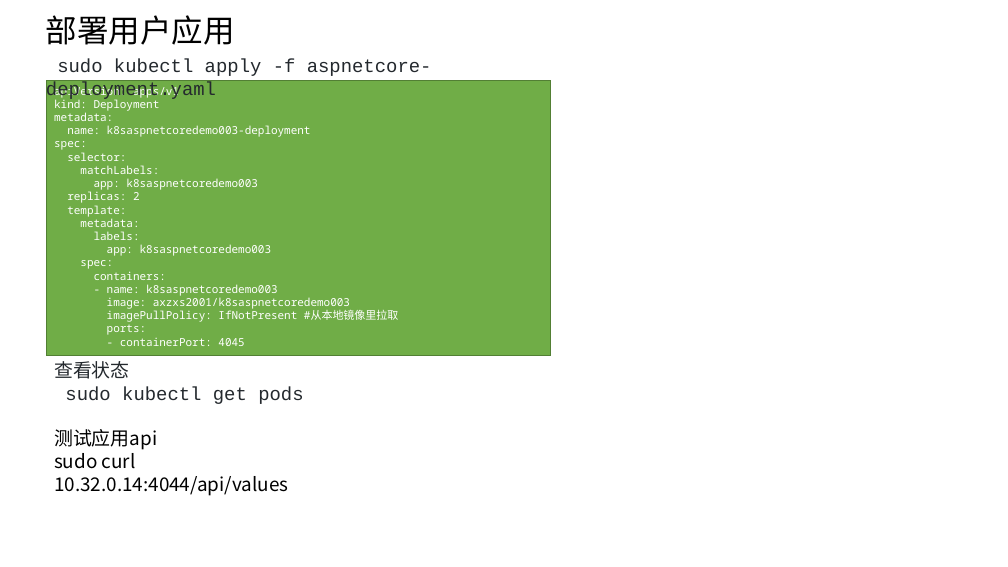
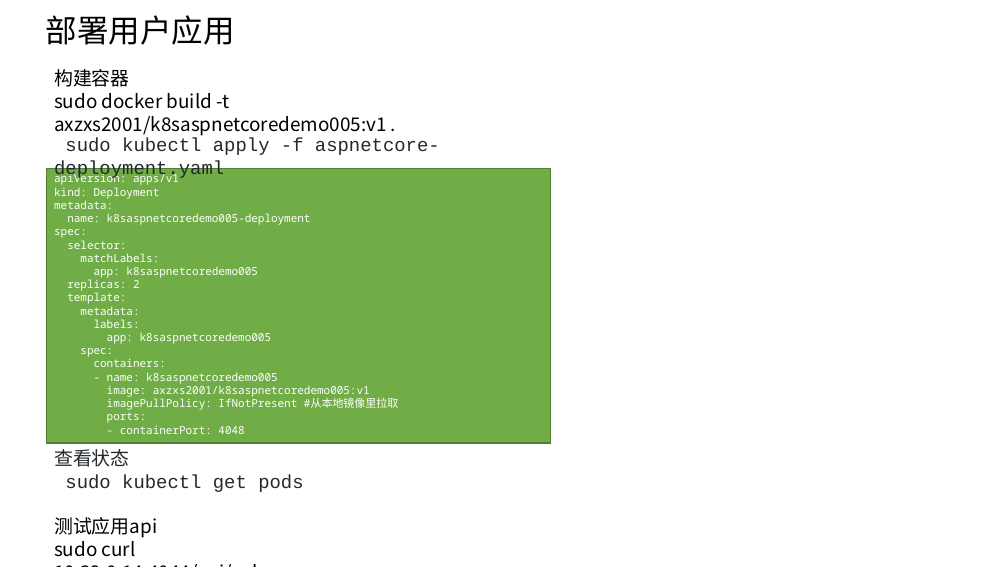
Before and after one commit to axzxs2001/Asp.NetCoreExperiment, a slide deck: slide 39 of Asp.NetCoreExperiment/kubernetes/kubernetes.pptx. Drawn at 1008x567 pixels with LibreOffice and Linux fonts; fonts in the diff are those of the drawing. Boxes give left, top, right and bottom in pixels: in the first picture for what was removed or moved away, otherwise in the second. Text is boxed around its words. In the diff, an @@ line names an element or a change of style, - is before the commit and + after.

Commit message:
statefulset完成Demo完成。k8saspnetcoredemo005项目。

```diff
--- a/Asp.NetCoreExperiment/kubernetes/kubernetes.pptx
+++ b/Asp.NetCoreExperiment/kubernetes/kubernetes.pptx
@@ text added at (54, 69, 387, 136), 18 pt, text #000000 @@
+构建容器
+sudo docker build -t axzxs2001/k8saspnetcoredemo005:v1 .
@@ text "sudo kubectl apply -f aspnetcore-deployment.yaml": place and size @@
-text "sudo kubectl apply -f aspnetcore-deployment.yaml" at (46, 59, 432, 100)
+text "sudo kubectl apply -f aspnetcore-deployment.yaml" at (54, 138, 440, 180)
@@ rectangle "apiVersion: apps/v1": place and size @@
-rectangle "apiVersion: apps/v1" at (47, 80, 551, 355)
+rectangle "apiVersion: apps/v1" at (47, 169, 551, 444)
@@ text in rectangle at (67, 213, 311, 225): text changed @@
-name: k8saspnetcoredemo003-deployment
+name: k8saspnetcoredemo005-deployment
@@ text in rectangle at (94, 266, 258, 278): text changed @@
-app: k8saspnetcoredemo003
+app: k8saspnetcoredemo005
@@ text in rectangle at (107, 332, 272, 344): text changed @@
-app: k8saspnetcoredemo003
+app: k8saspnetcoredemo005
@@ text in rectangle at (107, 372, 370, 397): text changed @@
-- name: k8saspnetcoredemo003
-image: axzxs2001/k8saspnetcoredemo003
+- name: k8saspnetcoredemo005
+image: axzxs2001/k8saspnetcoredemo005:v1
@@ text "查看状态" rewrapped from (54, 361, 303, 496) to (54, 449, 303, 557) @@
@@ text in rectangle at (120, 426, 244, 434): text changed @@
-- containerPort: 4045
+- containerPort: 4048
```
Also in this commit, not shown: 13 other files.
